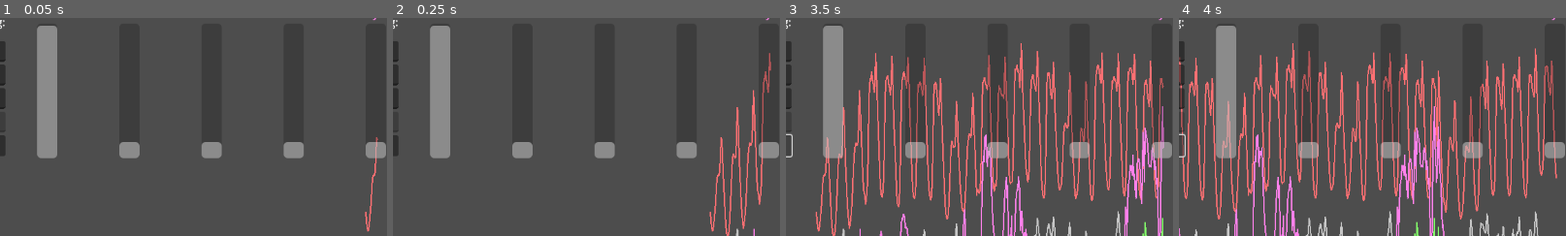
Above: before the commit, frames 1-4 (left to right).
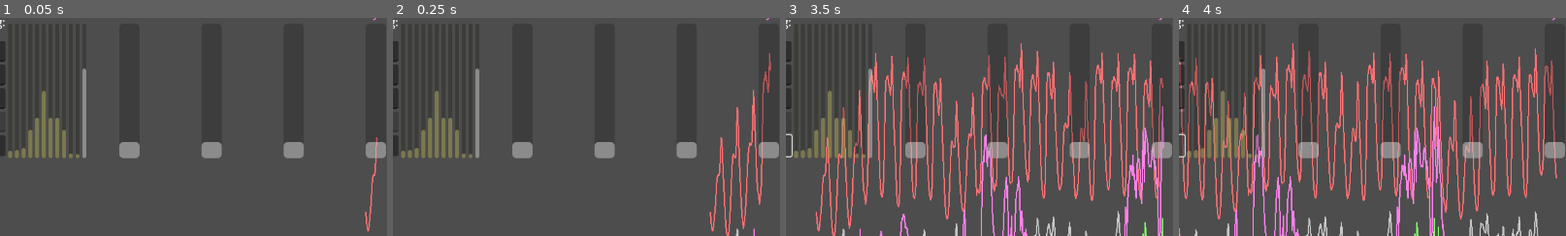
Above: after the commit, the same moments.

Repository: YaLilDuckBoi/energisimulergit
Game: Godot game, scene res://world.tscn
Two runs of this game, one before a commit and one after it. Both use one fixed random seed, a clock stepped at 60 frames per second and the inputs below.
Inputs:
- Up to frame 1 (0.05 s): no input
- Up to frame 2 (0.25 s): no input
- Up to frame 3 (3.5 s): click "Simuler" at 0.5 s; click "Simuler" at 1.25 s; click "Simuler" at 2 s
- Up to frame 4 (4 s): no input
The pictures show only the part of the screen within x 25-75%, y 3-53%; the shares and areas given below are measured in that part.

The runs differ from the first frame. In frame 1, 4.2% of the frame differs, in the area x 2-23%, y 3-65%; in frame 2, 4.2%; in frame 3, 4.3%; in frame 4, 4.8%.

Commit message:
Retning på projeket
:)

Diff:
--- a/world.tscn
+++ b/world.tscn
@@ -41,13 +41,138 @@
 text = "Sol"
 horizontal_alignment = 1
 
-[node name="ProgressBar" type="ProgressBar" parent="CanvasLayer/HBoxContainer/HBoxContainer/VBoxContainer2"]
-custom_minimum_size = Vector2(30, 0)
-layout_mode = 2
-size_flags_horizontal = 4
-size_flags_vertical = 3
-max_value = 120.0
-value = 118.0
+[node name="HBoxContainer" type="HBoxContainer" parent="CanvasLayer/HBoxContainer/HBoxContainer/VBoxContainer2"]
+layout_mode = 2
+size_flags_vertical = 3
+
+[node name="TWhBar" type="ProgressBar" parent="CanvasLayer/HBoxContainer/HBoxContainer/VBoxContainer2/HBoxContainer"]
+modulate = Color(0.854902, 0.823529, 0.431373, 1)
+custom_minimum_size = Vector2(6, 0)
+layout_mode = 2
+size_flags_horizontal = 6
+size_flags_vertical = 3
+max_value = 120.0
+value = 4.0
+fill_mode = 3
+show_percentage = false
+
+[node name="TWhBar2" type="ProgressBar" parent="CanvasLayer/HBoxContainer/HBoxContainer/VBoxContainer2/HBoxContainer"]
+modulate = Color(0.854902, 0.823529, 0.431373, 1)
+custom_minimum_size = Vector2(6, 0)
+layout_mode = 2
+size_flags_horizontal = 6
+size_flags_vertical = 3
+max_value = 120.0
+value = 5.0
+fill_mode = 3
+show_percentage = false
+
+[node name="TWhBar3" type="ProgressBar" parent="CanvasLayer/HBoxContainer/HBoxContainer/VBoxContainer2/HBoxContainer"]
+modulate = Color(0.854902, 0.823529, 0.431373, 1)
+custom_minimum_size = Vector2(6, 0)
+layout_mode = 2
+size_flags_horizontal = 6
+size_flags_vertical = 3
+max_value = 120.0
+value = 7.0
+fill_mode = 3
+show_percentage = false
+
+[node name="TWhBar4" type="ProgressBar" parent="CanvasLayer/HBoxContainer/HBoxContainer/VBoxContainer2/HBoxContainer"]
+modulate = Color(0.854902, 0.823529, 0.431373, 1)
+custom_minimum_size = Vector2(6, 0)
+layout_mode = 2
+size_flags_horizontal = 6
+size_flags_vertical = 3
+max_value = 120.0
+value = 23.0
+fill_mode = 3
+show_percentage = false
+
+[node name="TWhBar5" type="ProgressBar" parent="CanvasLayer/HBoxContainer/HBoxContainer/VBoxContainer2/HBoxContainer"]
+modulate = Color(0.854902, 0.823529, 0.431373, 1)
+custom_minimum_size = Vector2(6, 0)
+layout_mode = 2
+size_flags_horizontal = 6
+size_flags_vertical = 3
+max_value = 120.0
+value = 34.0
+fill_mode = 3
+show_percentage = false
+
+[node name="TWhBar6" type="ProgressBar" parent="CanvasLayer/HBoxContainer/HBoxContainer/VBoxContainer2/HBoxContainer"]
+modulate = Color(0.854902, 0.823529, 0.431373, 1)
+custom_minimum_size = Vector2(6, 0)
+layout_mode = 2
+size_flags_horizontal = 6
+size_flags_vertical = 3
+max_value = 120.0
+value = 59.0
+fill_mode = 3
+show_percentage = false
+
+[node name="TWhBar7" type="ProgressBar" parent="CanvasLayer/HBoxContainer/HBoxContainer/VBoxContainer2/HBoxContainer"]
+modulate = Color(0.854902, 0.823529, 0.431373, 1)
+custom_minimum_size = Vector2(6, 0)
+layout_mode = 2
+size_flags_horizontal = 6
+size_flags_vertical = 3
+max_value = 120.0
+value = 34.0
+fill_mode = 3
+show_percentage = false
+
+[node name="TWhBar8" type="ProgressBar" parent="CanvasLayer/HBoxContainer/HBoxContainer/VBoxContainer2/HBoxContainer"]
+modulate = Color(0.854902, 0.823529, 0.431373, 1)
+custom_minimum_size = Vector2(6, 0)
+layout_mode = 2
+size_flags_horizontal = 6
+size_flags_vertical = 3
+max_value = 120.0
+value = 34.0
+fill_mode = 3
+show_percentage = false
+
+[node name="TWhBar9" type="ProgressBar" parent="CanvasLayer/HBoxContainer/HBoxContainer/VBoxContainer2/HBoxContainer"]
+modulate = Color(0.854902, 0.823529, 0.431373, 1)
+custom_minimum_size = Vector2(6, 0)
+layout_mode = 2
+size_flags_horizontal = 6
+size_flags_vertical = 3
+max_value = 120.0
+value = 23.0
+fill_mode = 3
+show_percentage = false
+
+[node name="TWhBar10" type="ProgressBar" parent="CanvasLayer/HBoxContainer/HBoxContainer/VBoxContainer2/HBoxContainer"]
+modulate = Color(0.854902, 0.823529, 0.431373, 1)
+custom_minimum_size = Vector2(6, 0)
+layout_mode = 2
+size_flags_horizontal = 6
+size_flags_vertical = 3
+max_value = 120.0
+value = 2.0
+fill_mode = 3
+show_percentage = false
+
+[node name="TWhBar11" type="ProgressBar" parent="CanvasLayer/HBoxContainer/HBoxContainer/VBoxContainer2/HBoxContainer"]
+modulate = Color(0.854902, 0.823529, 0.431373, 1)
+custom_minimum_size = Vector2(6, 0)
+layout_mode = 2
+size_flags_horizontal = 6
+size_flags_vertical = 3
+max_value = 120.0
+value = 1.0
+fill_mode = 3
+show_percentage = false
+
+[node name="ProgressBar12" type="ProgressBar" parent="CanvasLayer/HBoxContainer/HBoxContainer/VBoxContainer2/HBoxContainer"]
+custom_minimum_size = Vector2(6, 0)
+layout_mode = 2
+size_flags_horizontal = 6
+size_flags_vertical = 3
+max_value = 120.0
+value = 79.0
 fill_mode = 3
 show_percentage = false
 
